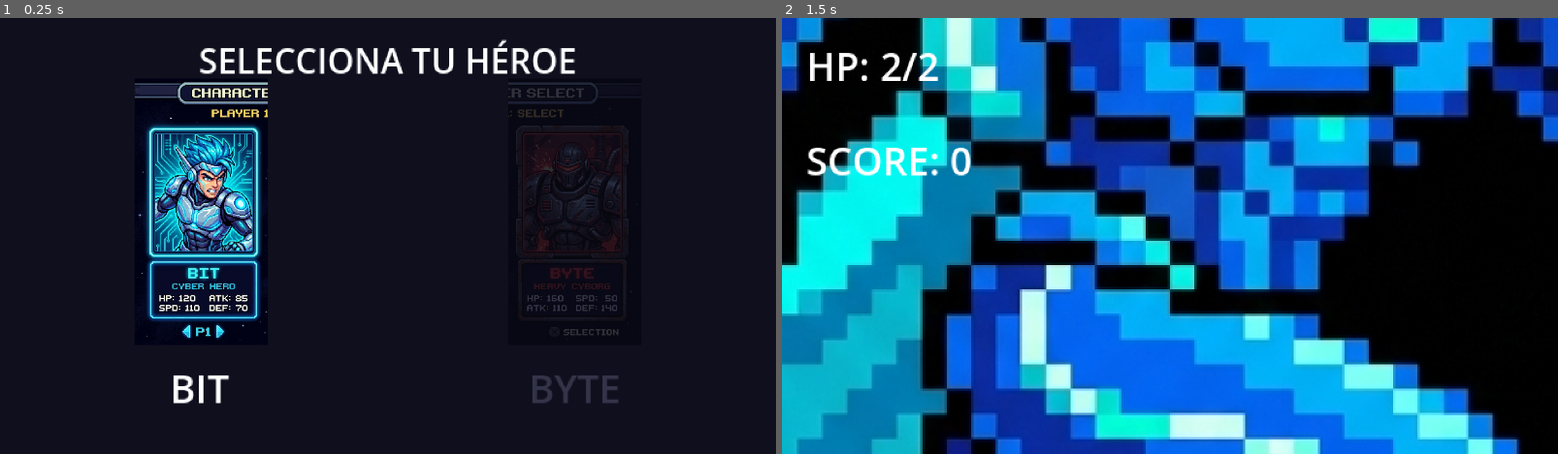
Above: before the commit, frames 1-2 (left to right).
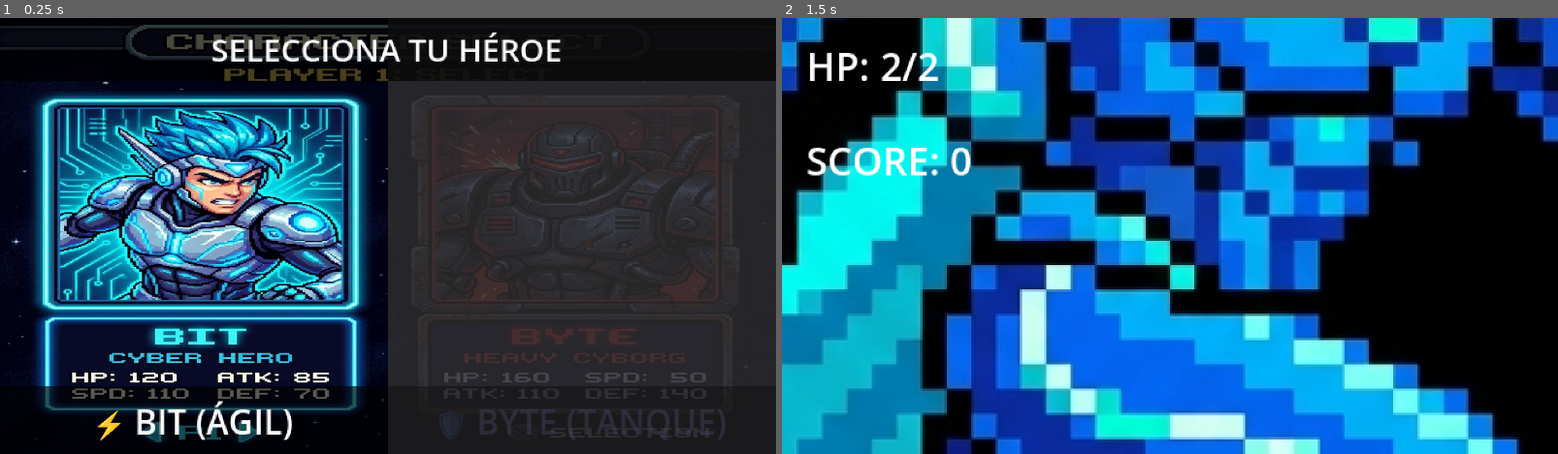
Above: after the commit, the same moments.

Repository: SilverMast1/godot-2d-8bit-game
Game: Godot game, scene res://scenes/ui/character_selection.tscn
The game is run twice, just before and just after one commit, with the same random seed, the same clock (stepped at 60 frames per second) and the same inputs.
Inputs:
- Up to frame 1 (0.25 s): no input
- Up to frame 2 (1.5 s): tap Enter (ui_accept) at 0.5, 0.77, 1.07, 1.25 s; hold Right (ui_right) from 0.53 s (still down); tap Keypad Enter at 0.6 s; tap Space at 0.8, 1.35 s

The runs differ from the first frame. In frame 1, 53% of the frame differs, in the area x 0-99%, y 0-99%; in frame 2, nothing differs.
Error after the commit: Cannot call method 'set_input_as_handled' on a null value. (res://scripts/ui/character_selection.gd:39)

Commit message:
feat: full split-screen selection UI (100% viewport coverage) with fixed arrow keys and keyboard focus handling

Diff:
--- a/kernel-chronicles/scenes/ui/character_selection.tscn
+++ b/kernel-chronicles/scenes/ui/character_selection.tscn
@@ -11,104 +11,108 @@
 anchor_bottom = 1.0
 grow_horizontal = 2
 grow_vertical = 2
+focus_mode = 2
 script = ExtResource("1_csel")
 
-[node name="Background" type="ColorRect" parent="."]
+[node name="BitCard" type="Control" parent="."]
+layout_mode = 1
+anchor_right = 0.5
+anchor_bottom = 1.0
+grow_vertical = 2
+
+[node name="Portrait" type="TextureRect" parent="BitCard"]
 layout_mode = 1
 anchors_preset = 15
 anchor_right = 1.0
 anchor_bottom = 1.0
 grow_horizontal = 2
 grow_vertical = 2
-color = Color(0.06, 0.06, 0.12, 1)
-
-[node name="TitleLabel" type="Label" parent="."]
-layout_mode = 1
-anchors_preset = 5
-anchor_left = 0.5
-anchor_right = 0.5
-offset_left = -110.0
-offset_top = 8.0
-offset_right = 110.0
-offset_bottom = 30.0
-grow_horizontal = 2
-theme_override_font_sizes/font_size = 14
-text = "SELECCIONA TU HÉROE"
-horizontal_alignment = 1
-
-[node name="BitCard" type="Control" parent="."]
-layout_mode = 1
-anchors_preset = 4
-anchor_top = 0.5
-anchor_bottom = 0.5
-offset_left = 18.0
-offset_top = -65.0
-offset_right = 148.0
-offset_bottom = 75.0
-grow_vertical = 2
-
-[node name="Portrait" type="TextureRect" parent="BitCard"]
-layout_mode = 1
-anchors_preset = 10
-anchor_right = 1.0
-offset_bottom = 110.0
-grow_horizontal = 2
 texture = ExtResource("2_pbit")
 expand_mode = 1
-stretch_mode = 5
+
+[node name="LabelBg" type="ColorRect" parent="BitCard"]
+layout_mode = 1
+anchors_preset = 12
+anchor_top = 1.0
+anchor_right = 1.0
+anchor_bottom = 1.0
+offset_top = -28.0
+grow_horizontal = 2
+grow_vertical = 0
+color = Color(0, 0, 0, 0.65)
 
 [node name="Label" type="Label" parent="BitCard"]
 layout_mode = 1
-anchors_preset = 7
-anchor_left = 0.5
+anchors_preset = 12
 anchor_top = 1.0
-anchor_right = 0.5
+anchor_right = 1.0
 anchor_bottom = 1.0
-offset_left = -50.0
-offset_top = -24.0
-offset_right = 50.0
+offset_top = -26.0
 grow_horizontal = 2
 grow_vertical = 0
-theme_override_font_sizes/font_size = 16
-text = "BIT"
+theme_override_font_sizes/font_size = 14
+text = "⚡ BIT (ÁGIL)"
 horizontal_alignment = 1
+vertical_alignment = 1
 
 [node name="ByteCard" type="Control" parent="."]
 layout_mode = 1
-anchors_preset = 6
-anchor_left = 1.0
-anchor_top = 0.5
+anchor_left = 0.5
 anchor_right = 1.0
-anchor_bottom = 0.5
-offset_left = -148.0
-offset_top = -65.0
-offset_right = -18.0
-offset_bottom = 75.0
+anchor_bottom = 1.0
 grow_horizontal = 0
 grow_vertical = 2
 
 [node name="Portrait" type="TextureRect" parent="ByteCard"]
 layout_mode = 1
-anchors_preset = 10
+anchors_preset = 15
 anchor_right = 1.0
-offset_bottom = 110.0
+anchor_bottom = 1.0
 grow_horizontal = 2
+grow_vertical = 2
 texture = ExtResource("3_pbyte")
 expand_mode = 1
-stretch_mode = 5
+
+[node name="LabelBg" type="ColorRect" parent="ByteCard"]
+layout_mode = 1
+anchors_preset = 12
+anchor_top = 1.0
+anchor_right = 1.0
+anchor_bottom = 1.0
+offset_top = -28.0
+grow_horizontal = 2
+grow_vertical = 0
+color = Color(0, 0, 0, 0.65)
 
 [node name="Label" type="Label" parent="ByteCard"]
 layout_mode = 1
-anchors_preset = 7
-anchor_left = 0.5
+anchors_preset = 12
 anchor_top = 1.0
-anchor_right = 0.5
+anchor_right = 1.0
 anchor_bottom = 1.0
-offset_left = -50.0
-offset_top = -24.0
-offset_right = 50.0
+offset_top = -26.0
 grow_horizontal = 2
 grow_vertical = 0
-theme_override_font_sizes/font_size = 16
-text = "BYTE"
+theme_override_font_sizes/font_size = 14
+text = "🛡️ BYTE (TANQUE)"
 horizontal_alignment = 1
+vertical_alignment = 1
+
+[node name="TitleBg" type="ColorRect" parent="."]
+layout_mode = 1
+anchors_preset = 10
+anchor_right = 1.0
+offset_bottom = 26.0
+grow_horizontal = 2
+color = Color(0, 0, 0, 0.7)
+
+[node name="TitleLabel" type="Label" parent="."]
+layout_mode = 1
+anchors_preset = 10
+anchor_right = 1.0
+offset_bottom = 26.0
+grow_horizontal = 2
+theme_override_font_sizes/font_size = 13
+text = "SELECCIONA TU HÉROE"
+horizontal_alignment = 1
+vertical_alignment = 1
--- a/kernel-chronicles/scripts/ui/character_selection.gd
+++ b/kernel-chronicles/scripts/ui/character_selection.gd
@@ -1,31 +1,42 @@
 extends Control
 
-## CharacterSelection: Controlador UI para la pantalla de selección entre Bit y Byte.
-## Soporta WASD (A/D), Flechas de dirección, Enter, Espacio y gamepad.
+## CharacterSelection: Controlador UI de pantalla completa split-screen para Bit y Byte.
+## Garantiza lectura inmediata de Flechas, WASD (A/D), Espacio y Enter.
 
 @onready var bit_card: Control = $BitCard
 @onready var byte_card: Control = $ByteCard
-@onready var bit_portrait: TextureRect = $BitCard/Portrait
-@onready var byte_portrait: TextureRect = $ByteCard/Portrait
 
 var current_selection: GameManager.CharacterType = GameManager.CharacterType.BIT
+var can_input: bool = true
 
 func _ready() -> void:
+	# Asegurar que ningún nodo hijo intercepte el foco del teclado
+	focus_mode = FOCUS_ALL
+	grab_focus()
 	update_ui_highlight()
 
-func _unhandled_input(event: InputEvent) -> void:
+func _process(_delta: float) -> void:
+	if not can_input:
+		return
+
+	if Input.is_action_just_pressed("ui_left") or Input.is_action_just_pressed("ui_right") \
+	or Input.is_action_just_pressed("move_left") or Input.is_action_just_pressed("move_right"):
+		toggle_selection()
+	elif Input.is_action_just_pressed("ui_accept") or Input.is_action_just_pressed("attack"):
+		confirm_selection()
+
+func _input(event: InputEvent) -> void:
+	if not can_input:
+		return
+
 	if event is InputEventKey and event.pressed and not event.echo:
 		match event.keycode:
-			KEY_A, KEY_LEFT, KEY_D, KEY_RIGHT:
+			KEY_LEFT, KEY_RIGHT, KEY_A, KEY_D:
 				toggle_selection()
-			KEY_ENTER, KEY_SPACE, KEY_Z, KEY_X:
+				get_viewport().set_input_as_handled()
+			KEY_ENTER, KEY_KP_ENTER, KEY_SPACE, KEY_Z, KEY_X:
 				confirm_selection()
-				return
-
-	if event.is_action_pressed("move_left") or event.is_action_pressed("move_right") or event.is_action_pressed("ui_left") or event.is_action_pressed("ui_right"):
-		toggle_selection()
-	elif event.is_action_pressed("ui_accept") or event.is_action_pressed("attack"):
-		confirm_selection()
+				get_viewport().set_input_as_handled()
 
 func toggle_selection() -> void:
 	if current_selection == GameManager.CharacterType.BIT:
@@ -36,9 +47,14 @@
 
 func update_ui_highlight() -> void:
 	if bit_card and byte_card:
-		bit_card.modulate = Color(1.0, 1.0, 1.0, 1.0) if current_selection == GameManager.CharacterType.BIT else Color(0.35, 0.35, 0.45, 0.5)
-		byte_card.modulate = Color(1.0, 1.0, 1.0, 1.0) if current_selection == GameManager.CharacterType.BYTE else Color(0.35, 0.35, 0.45, 0.5)
+		if current_selection == GameManager.CharacterType.BIT:
+			bit_card.modulate = Color(1.0, 1.0, 1.0, 1.0)
+			byte_card.modulate = Color(0.25, 0.25, 0.35, 0.5)
+		else:
+			bit_card.modulate = Color(0.25, 0.25, 0.35, 0.5)
+			byte_card.modulate = Color(1.0, 1.0, 1.0, 1.0)
 
 func confirm_selection() -> void:
+	can_input = false
 	GameManager.select_character(current_selection)
 	SceneManager.load_level_for_character(current_selection)
